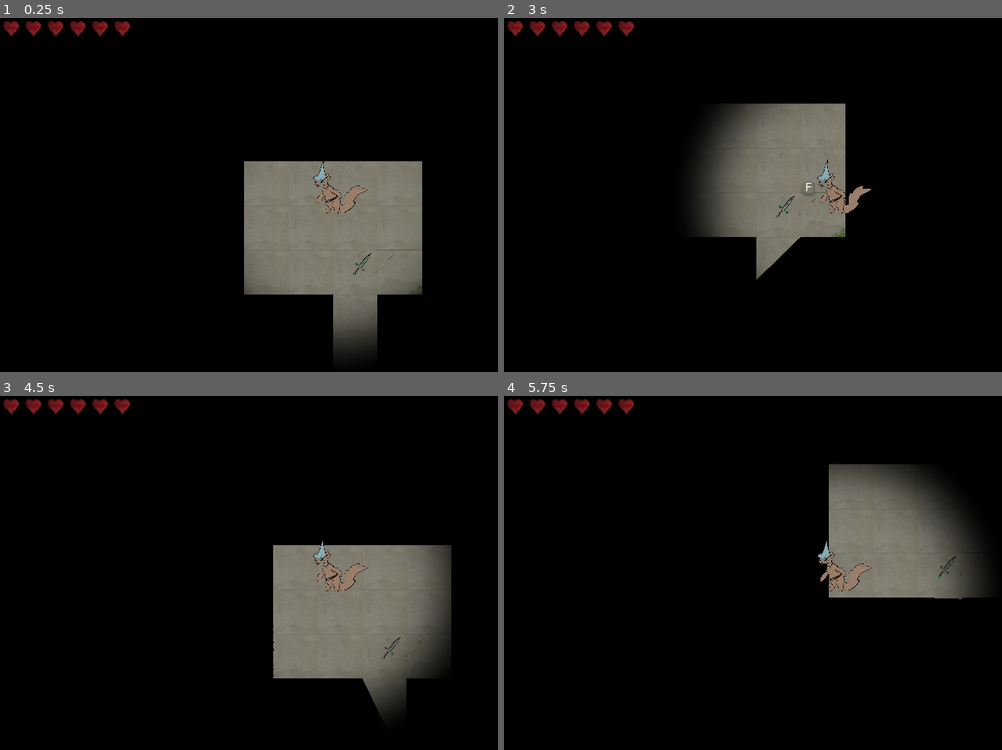
Above: before the commit, frames 1-4 (two rows, left to right).
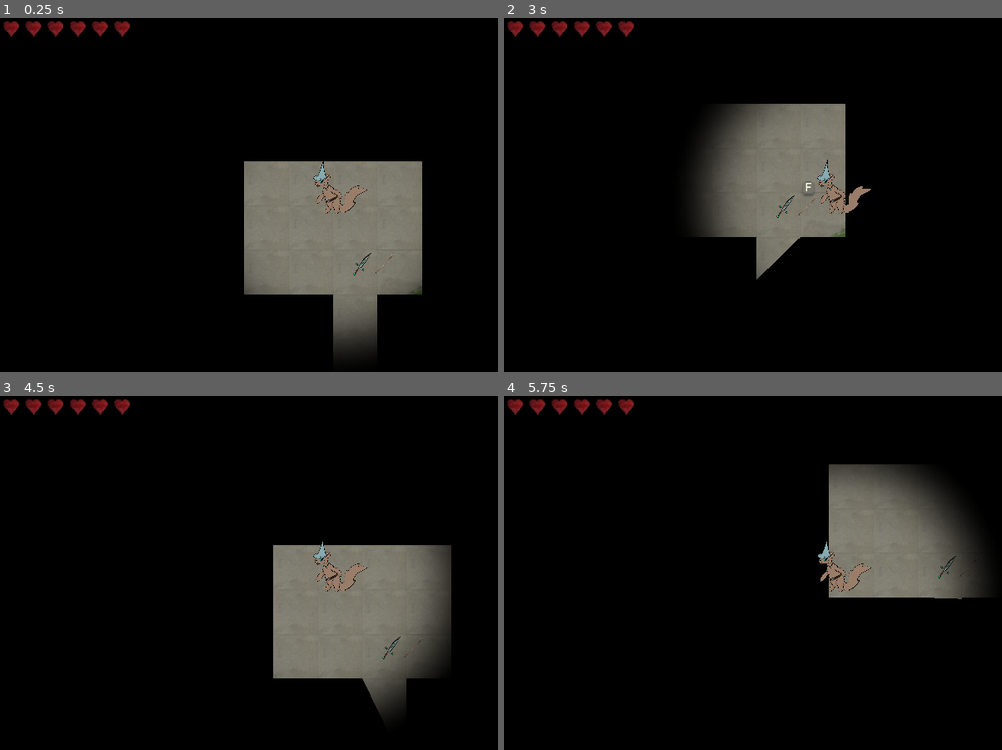
Above: after the commit, the same moments.

Repository: MiningCow/Dungeon-Crawler-Godot
Game: Godot game, scene res://Scenes/World.tscn
Same seed, same stepped clock (60 frames per second), same inputs: the game is played once before the commit and once after it.
Inputs (mouse positions are in pixels of both pictures, inside the frame that each line leads up to):
- Up to frame 1 (0.25 s): no input
- Up to frame 2 (3 s): tap Enter (ui_accept) at 0.5, 0.77, 1.52, 2.75 s; move the mouse to (982, 187) at 0.52 s; press the mouse at (982, 187) at 0.53 s; hold D (move_right) 0.53-1.28 s; move the mouse to (703, 223) at 1.27 s; release the mouse at (703, 223) at 1.28 s; hold S (move_down) 1.28-2.03 s; tap Z (drop) at 1.35 s; move the mouse to (902, 124) at 2.02 s; hold D (move_right) 2.03-2.78 s; tap 1 (hotbar_1) at 2.1 s; move the mouse to (802, 279) at 2.77 s; hold W (move_up) from 2.78 s (still down); tap F (interact) at 2.85 s
- Up to frame 3 (4.5 s): tap Enter (ui_accept) at 3.02, 3.77 s; move the mouse to (outside the picture) at 3.52 s; release W (move_up) at 3.53 s; press the mouse at (outside the picture) at 3.53 s; hold A (move_left) from 3.53 s (still down); move the mouse to (134, 526) at 4.27 s; release the mouse at (134, 526) at 4.28 s; tap Z (drop) at 4.35 s
- Up to frame 4 (5.75 s): tap Enter (ui_accept) at 4.52 s; move the mouse to (872, 583) at 5.02 s; release A (move_left) at 5.03 s; hold S (move_down) from 5.03 s (still down); tap 1 (hotbar_1) at 5.1 s

The runs differ from the first frame. In frame 1, less than 0.1% of the frame differs, in the area x 1-80%, y 0-73%; in frame 2, 0.1%, in the area x 1-74%, y 0-71%; in frame 3, less than 0.1%; in frame 4, less than 0.1%.

Commit message:
Fix window size

Diff:
--- a/project.godot
+++ b/project.godot
@@ -120,7 +120,8 @@
 window/size/width=1920
 window/size/height=1080
 window/size/resizable=false
-window/stretch/mode="viewport"
+window/size/fullscreen=true
+window/stretch/mode="2d"
 window/stretch/aspect="keep"
 
 [global]
